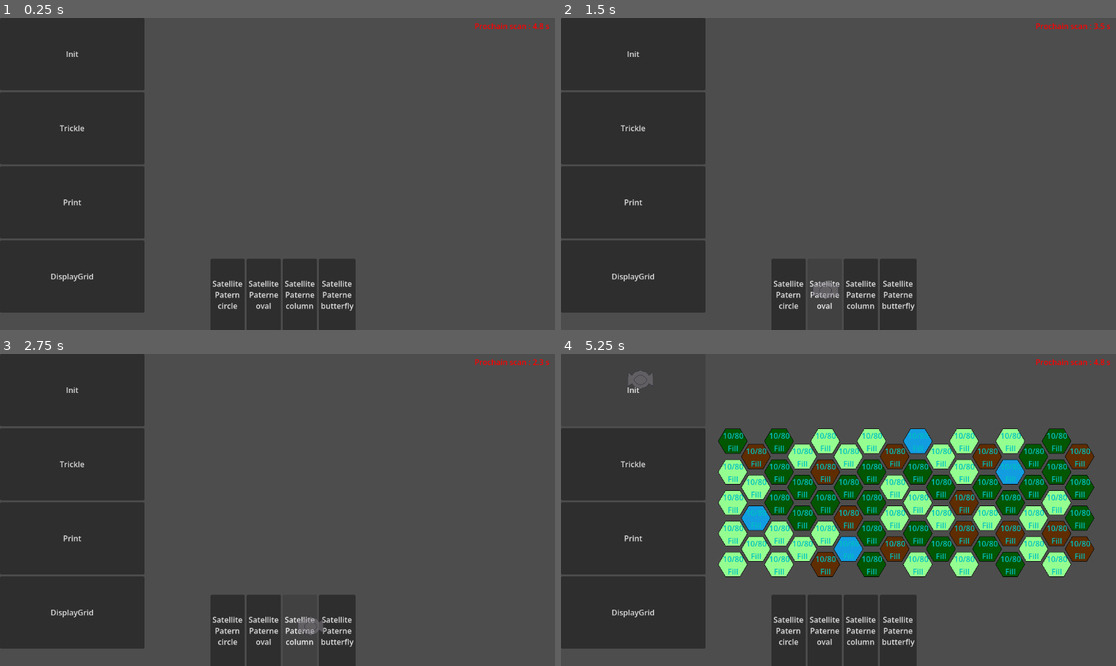
Above: before the commit, frames 1-4 (two rows, left to right).
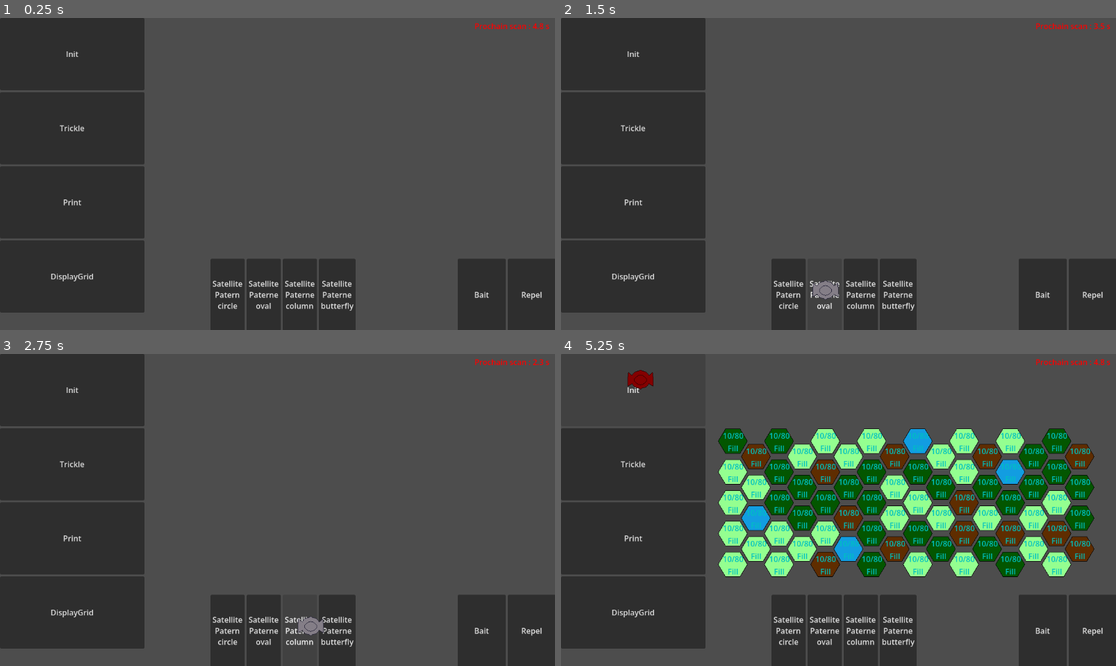
Above: after the commit, the same moments.

Repository: W4ldschr31n/bearnondation
Game: Godot game, scene res://scenes/level_nicolas.tscn
The game is run twice, just before and just after one commit, with the same random seed, the same clock (stepped at 60 frames per second) and the same inputs.
Inputs (mouse positions are in pixels of both pictures, inside the frame that each line leads up to):
- Up to frame 1 (0.25 s): no input
- Up to frame 2 (1.5 s): click "Satellite Patern circle" at 0.5 s; click "Satellite Paterne oval" at 1.25 s
- Up to frame 3 (2.75 s): click "Satellite Paterne column" at 2 s
- Up to frame 4 (5.25 s): click "Satellite Paterne butterfly" at 2.75 s; click (1043, 631) at 3.5 s, where only the run after the commit has a clickable "Bait"; click (1093, 631) at 4.25 s, where only the run after the commit has a clickable "Repel"; click "Init" at 5 s

The runs differ from the first frame. In frame 1, 3.9% of the frame differs, in the area x 82-100%, y 77-100%; in frame 2, 4.0%; in frame 3, 4.0%; in frame 4, 4.1%, in the area x 12-100%, y 5-100%.

Commit message:
Appat + repousse

Diff:
--- a/scenes/board_viewer.tscn
+++ b/scenes/board_viewer.tscn
@@ -112,7 +112,7 @@
 layout_mode = 2
 text = "DisplayGrid"
 
-[node name="HBoxContainer" type="HBoxContainer" parent="Buttons" unique_id=370128850]
+[node name="HBoxContainerSatellite" type="HBoxContainer" parent="Buttons" unique_id=370128850]
 layout_mode = 1
 anchors_preset = 7
 anchor_left = 0.5
@@ -126,28 +126,28 @@
 grow_horizontal = 2
 grow_vertical = 0
 
-[node name="SatelliteButton circle" type="Button" parent="Buttons/HBoxContainer" unique_id=100041873]
+[node name="SatelliteButton circle" type="Button" parent="Buttons/HBoxContainerSatellite" unique_id=100041873]
 custom_minimum_size = Vector2(0, 150)
 layout_mode = 2
 text = "Satellite
 Patern
 circle"
 
-[node name="SatelliteButton oval" type="Button" parent="Buttons/HBoxContainer" unique_id=445032683]
+[node name="SatelliteButton oval" type="Button" parent="Buttons/HBoxContainerSatellite" unique_id=445032683]
 custom_minimum_size = Vector2(0, 150)
 layout_mode = 2
 text = "Satellite
 Paterne
 oval"
 
-[node name="SatelliteButton column" type="Button" parent="Buttons/HBoxContainer" unique_id=23254623]
+[node name="SatelliteButton column" type="Button" parent="Buttons/HBoxContainerSatellite" unique_id=23254623]
 custom_minimum_size = Vector2(0, 150)
 layout_mode = 2
 text = "Satellite
 Paterne
 column"
 
-[node name="SatelliteButton butterfly" type="Button" parent="Buttons/HBoxContainer" unique_id=583112244]
+[node name="SatelliteButton butterfly" type="Button" parent="Buttons/HBoxContainerSatellite" unique_id=583112244]
 custom_minimum_size = Vector2(0, 150)
 layout_mode = 2
 text = "Satellite
@@ -161,6 +161,23 @@
 offset_right = 1025.0
 offset_bottom = 28.0
 
+[node name="HBoxContainerItems" type="HBoxContainer" parent="Buttons" unique_id=1827117754]
+layout_mode = 0
+offset_left = 950.0
+offset_top = 500.0
+offset_right = 1154.0
+offset_bottom = 650.0
+
+[node name="BaitButton" type="Button" parent="Buttons/HBoxContainerItems" unique_id=185603280]
+custom_minimum_size = Vector2(100, 50)
+layout_mode = 2
+text = "  Bait  "
+
+[node name="RepelButton" type="Button" parent="Buttons/HBoxContainerItems" unique_id=495193646]
+custom_minimum_size = Vector2(100, 50)
+layout_mode = 2
+text = "Repel"
+
 [node name="TileMapLayer" type="TileMapLayer" parent="." unique_id=248759777]
 position = Vector2(325, 150)
 tile_map_data = PackedByteArray(0, 0, 255, 255, 251, 255, 0, 0, 0, 0, 0, 0, 0, 0)
@@ -193,7 +210,9 @@
 [connection signal="pressed" from="Buttons/VBoxContainer/ProcessButton" to="." method="_on_process_button_pressed"]
 [connection signal="pressed" from="Buttons/VBoxContainer/PrintButton" to="." method="_on_print_button_pressed"]
 [connection signal="pressed" from="Buttons/VBoxContainer/DisplayGridButton" to="." method="_on_display_grid_button_pressed"]
-[connection signal="pressed" from="Buttons/HBoxContainer/SatelliteButton circle" to="." method="_on_btn_circle_pressed"]
-[connection signal="pressed" from="Buttons/HBoxContainer/SatelliteButton oval" to="." method="_on_btn_oval_pressed"]
-[connection signal="pressed" from="Buttons/HBoxContainer/SatelliteButton column" to="." method="_on_btn_column_pressed"]
-[connection signal="pressed" from="Buttons/HBoxContainer/SatelliteButton butterfly" to="." method="_on_btn_butterfly_pressed"]
+[connection signal="pressed" from="Buttons/HBoxContainerSatellite/SatelliteButton circle" to="." method="_on_btn_circle_pressed"]
+[connection signal="pressed" from="Buttons/HBoxContainerSatellite/SatelliteButton oval" to="." method="_on_btn_oval_pressed"]
+[connection signal="pressed" from="Buttons/HBoxContainerSatellite/SatelliteButton column" to="." method="_on_btn_column_pressed"]
+[connection signal="pressed" from="Buttons/HBoxContainerSatellite/SatelliteButton butterfly" to="." method="_on_btn_butterfly_pressed"]
+[connection signal="pressed" from="Buttons/HBoxContainerItems/BaitButton" to="." method="_on_btn_bait_pressed"]
+[connection signal="pressed" from="Buttons/HBoxContainerItems/RepelButton" to="." method="_on_btn_repellent_pressed"]
--- a/scripts/board_viewer.gd
+++ b/scripts/board_viewer.gd
@@ -11,6 +11,10 @@
 var tile_infos : Array[Array]
 var is_placing_satellite : bool = false
 var current_pattern : Satellite.Pattern = Satellite.Pattern.CIRCLE
+
+enum PlacementMode { SATELLITE, ACTION }
+var current_mode = PlacementMode.SATELLITE
+var current_action_type : Simulation.ActionType = Simulation.ActionType.BAIT
 
 func _ready() -> void:
 	add_to_group("viewer")
@@ -53,14 +57,26 @@
 		center_tile = simulation.get_tile(sim_x, sim_y + 1)
 
 	if center_tile != null:
-		var zone_coords = simulation.get_pattern_coordinates(center_tile.x, center_tile.y, current_pattern)
+		var pattern_to_use = current_pattern
+		if current_mode == PlacementMode.ACTION:
+			pattern_to_use = Satellite.Pattern.CIRCLE
+
+		var zone_coords = simulation.get_pattern_coordinates(center_tile.x, center_tile.y, pattern_to_use)
 
 		for coords in zone_coords:
 			var cell_pos = Vector2i(coords[0], coords[1] / 2)
 			highlight_layer.set_cell(cell_pos, 0, Vector2i(0, 0))
 
 		var pulse = (sin(Time.get_ticks_msec() * 0.003) + 1.0) / 2.0
-		highlight_layer.modulate = Color(15.0, 5.0, 0.0, 0.15 + (pulse * 0.4))
+		var alpha = 0.3 + (pulse * 0.4)
+
+		if current_mode == PlacementMode.ACTION:
+			if current_action_type == Simulation.ActionType.BAIT:
+				highlight_layer.modulate = Color(0.0, 15.0, 0.0, alpha)
+			else:
+				highlight_layer.modulate = Color(15.0, 0.0, 0.0, alpha)
+		else:
+			highlight_layer.modulate = Color(15.0, 5.0, 0.0, alpha)
 
 # PLACEMENT ET MAGNÉTISME
 
@@ -82,18 +98,30 @@
 	var sim_y = grid_pos.y * 2
 
 	var tile = simulation.get_tile(sim_x, sim_y)
-	if tile == null:
-		tile = simulation.get_tile(sim_x, sim_y + 1)
+	if tile == null: tile = simulation.get_tile(sim_x, sim_y + 1)
 
 	if tile != null:
-		simulation.place_satellite(tile.x, tile.y, current_pattern, 3)
-		update_visuals()
+		if current_mode == PlacementMode.SATELLITE:
+			simulation.place_satellite(tile.x, tile.y, current_pattern, 3)
+		else:
+			simulation.place_action(tile.x, tile.y, current_action_type)
 
 		is_placing_satellite = false
 		ghost.visible = false
-		if highlight_layer:
-			highlight_layer.clear()
-		print("Satellite fixé sur la case : ", tile.x, ";", tile.y)
+		ghost.modulate = Color.WHITE
+		if highlight_layer: highlight_layer.clear()
+
+func _start_action_placement(type: Simulation.ActionType):
+	is_placing_satellite = true
+	current_mode = PlacementMode.ACTION
+	current_action_type = type
+	ghost.visible = true
+
+	if type == Simulation.ActionType.BAIT:
+		ghost.modulate = Color.GREEN
+	else:
+		ghost.modulate = Color.RED
+	update_satellite_ghost_position()
 
 # INITIALISATION ET MISE À JOUR VISUELLE
 
@@ -112,7 +140,6 @@
 		for x in range(1 if is_odd_row else 0, simulation.width, 2):
 			var tile = simulation.get_tile(x, y)
 			var cell_coordinates = Vector2i(tile.x, tile.y/2)
-
 			tile_map_layer.set_cell(cell_coordinates, 0, Vector2i(4-tile.height, 0))
 
 			var new_widget : TileInfo = tile_info_scene.instantiate()
@@ -138,9 +165,26 @@
 			info.modulate = Color(gray_value, gray_value, gray_value, 1.0)
 			info.display_tile(tile)
 
+			var action = simulation.get_action_at(tile.x, tile.y)
+			if action != null:
+				if action == Simulation.ActionType.BAIT:
+					info.label.text += "\n[APPÂT]"
+					info.modulate = Color(0.5, 1.0, 0.5, 1.0)
+				elif action == Simulation.ActionType.REPELLENT:
+					info.label.text += "\n[REPOUSSE]"
+					info.modulate = Color(1.0, 0.5, 0.5, 1.0)
+
 			tile_map_layer.set_cell(cell_coords, 0, Vector2i(4-tile.height, 0), fog)
 
 		is_odd_row = not is_odd_row
+
+	_update_action_ui_labels()
+
+func _update_action_ui_labels():
+	if has_node("Buttons/BaitCount"):
+		get_node("Buttons/BaitCount").text = "x" + str(simulation.action_charges[Simulation.ActionType.BAIT])
+	if has_node("Buttons/RepellentCount"):
+		get_node("Buttons/RepellentCount").text = "x" + str(simulation.action_charges[Simulation.ActionType.REPELLENT])
 
 # SIGNAUX UI
 
@@ -148,11 +192,16 @@
 func _on_btn_column_pressed(): _start_placement(Satellite.Pattern.COLUMN)
 func _on_btn_oval_pressed(): _start_placement(Satellite.Pattern.OVAL)
 func _on_btn_butterfly_pressed(): _start_placement(Satellite.Pattern.BUTTERFLY)
+func _on_btn_bait_pressed(): _start_action_placement(Simulation.ActionType.BAIT)
+func _on_btn_repellent_pressed(): _start_action_placement(Simulation.ActionType.REPELLENT)
 
 func _start_placement(pattern: Satellite.Pattern):
 	is_placing_satellite = true
+	current_mode = PlacementMode.SATELLITE
 	current_pattern = pattern
 	ghost.visible = true
+	ghost.modulate = Color.WHITE
+	update_satellite_ghost_position()
 
 func _on_init_button_pressed():
 	simulation._init_board_16x9()
--- a/scripts/simulation.gd
+++ b/scripts/simulation.gd
@@ -24,6 +24,15 @@
 
 	if get_tree().current_scene == self:
 		_self_init()
+
+enum ActionType { BAIT, REPELLENT }
+
+var active_actions : Dictionary = {}
+
+var action_charges : Dictionary = {
+	ActionType.BAIT: 3,
+	ActionType.REPELLENT: 2
+}
 
 func _self_init():
 	_init_board_16x9()
@@ -85,7 +94,6 @@
 		if satellites[i].pattern_type == pattern:
 			satellites.remove_at(i)
 
-	# Ajouter le nouveau satellite
 	var sat = Satellite.new(x, y, pattern, interval)
 	satellites.append(sat)
 	trigger_satellite(sat)
@@ -94,7 +102,6 @@
 	current_turn += 1
 	process_board()
 
-	# Les zones sous les satellites restent à 0 de brouillard
 	for sat in satellites:
 		trigger_satellite(sat)
 
@@ -215,3 +222,18 @@
 
 func _on_step_timer_timeout() -> void:
 	advance_turn()
+
+func place_action(x: int, y: int, type: ActionType):
+	if action_charges[type] > 0:
+		active_actions[str(x) + "," + str(y)] = type
+		action_charges[type] -= 1
+		print("Action placée: ", type, " Charges restantes: ", action_charges[type])
+
+		var viewer = get_tree().get_first_node_in_group("viewer")
+		if viewer: viewer.update_visuals()
+	else:
+		print("Plus de charges pour cette action !")
+
+func get_action_at(x: int, y: int):
+	var key = str(x) + "," + str(y)
+	return active_actions.get(key, null)
